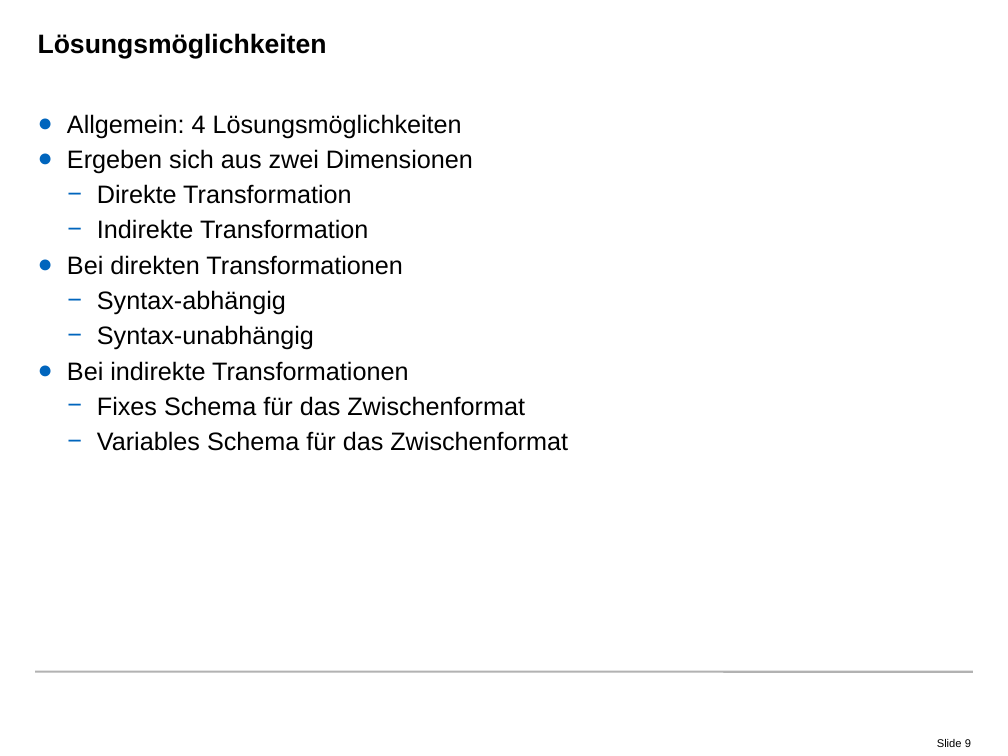
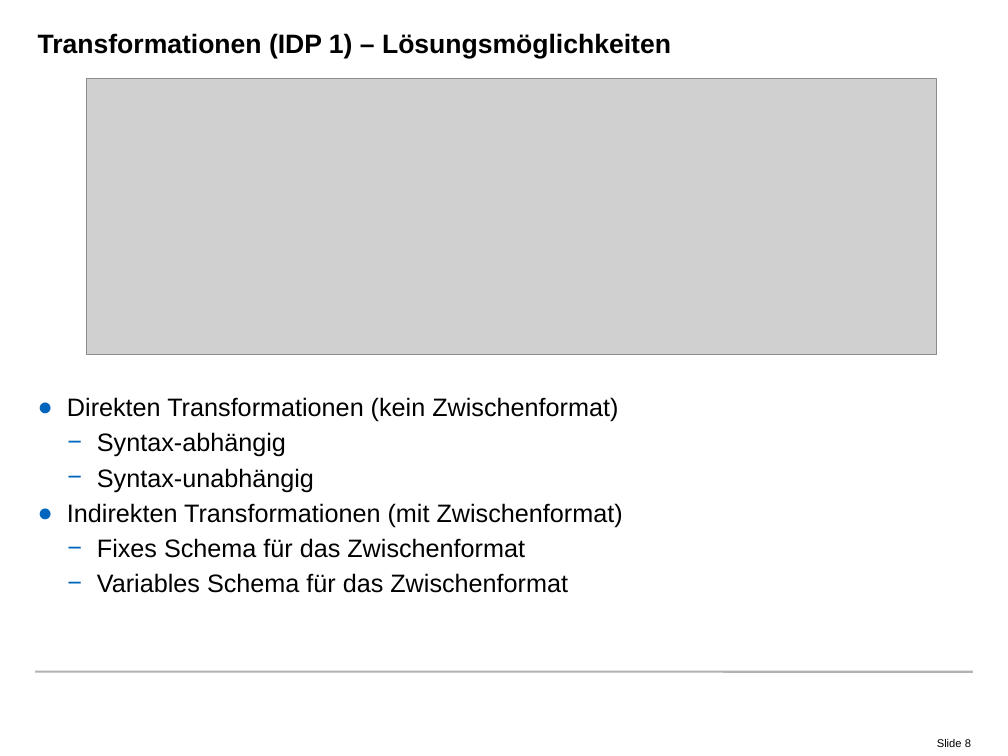
Before and after one commit to radke-tum/idp, a slide deck: slide 8 of pssif/doc/PSSIF.pptx (slide 9 before the commit). Drawn at 1008x756 pixels with LibreOffice and Linux fonts; fonts in the diff are those of the drawing; grey boxes stand for pictures; background and template pictures are left out. Boxes give left, top, right and bottom in pixels: in the first picture for what was removed or moved away, otherwise in the second. Text is boxed around its words. In the diff, an @@ line names an element or a change of style, - is before the commit and + after.

Commit message:
Presentation: Pretty structure, passable pictures.

```diff
--- a/pssif/doc/PSSIF.pptx
+++ b/pssif/doc/PSSIF.pptx
@@ title at (38, 33, 671, 58): text changed @@
-Lösungsmöglichkeiten
+Transformationen (IDP 1) – Lösungsmöglichkeiten
@@ picture added at (87, 79, 936, 354) @@
@@ text "Direkten Transformationen (kein Zwischenformat)": place and size @@
-text "Direkten Transformationen (kein Zwischenformat)" at (67, 114, 568, 451)
+text "Direkten Transformationen (kein Zwischenformat)" at (67, 397, 623, 593)
@@ text at (67, 397, 618, 422): text changed @@
-● Allgemein: 4 Lösungsmöglichkeiten
-● Ergeben sich aus zwei Dimensionen
-  − Direkte Transformation
-  − Indirekte Transformation
-● Bei direkten Transformationen
+● Direkten Transformationen (kein Zwischenformat)
@@ text at (67, 503, 623, 528): text changed @@
-● Bei indirekte Transformationen
+● Indirekten Transformationen (mit Zwischenformat)
@@ page number at (937, 739, 971, 747): text changed @@
-Slide 9
+Slide 8
```
Also in this commit, not shown: 32 other slides changed, 4 slides added, 6 slides removed, 8 other files.
